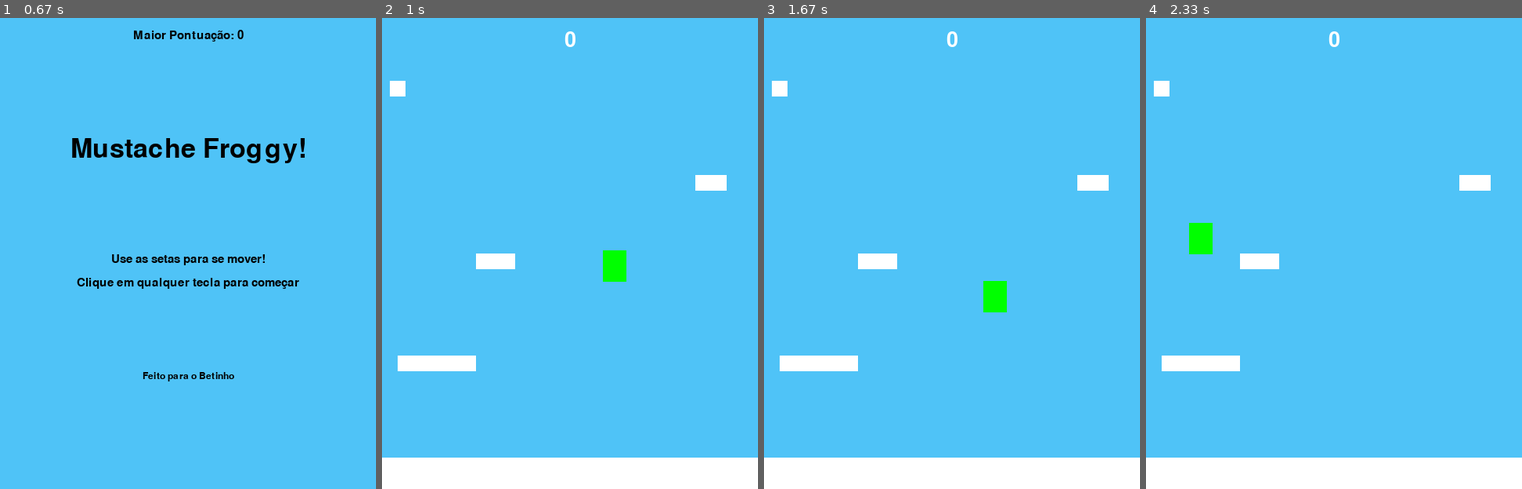
Above: before the commit, frames 1-4 (left to right).
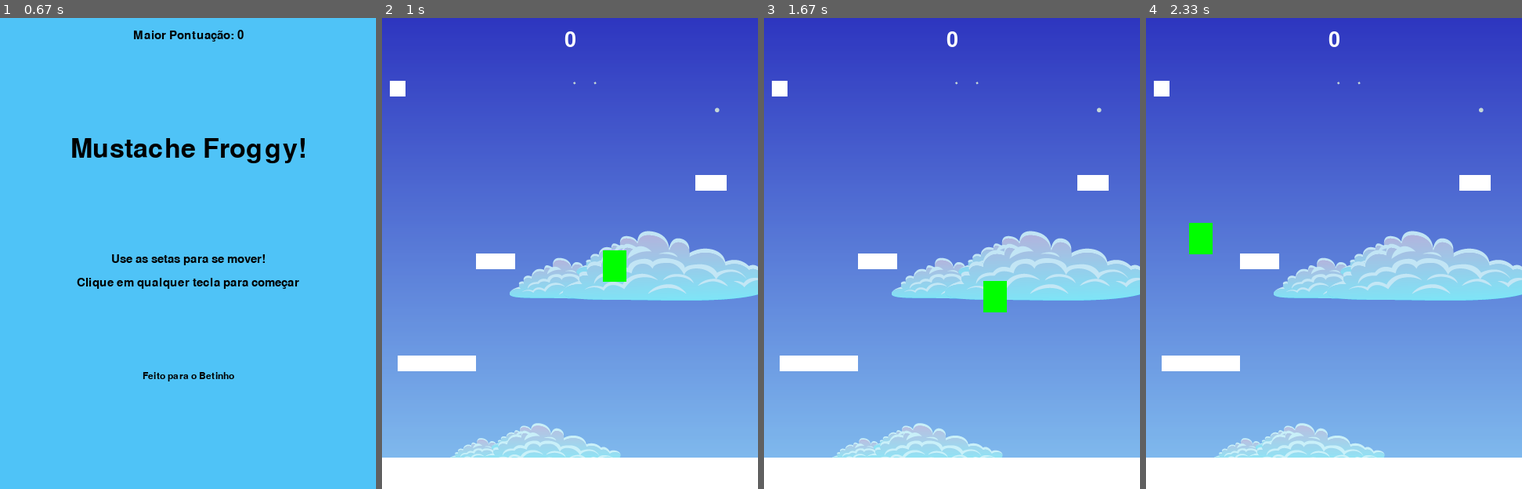
Above: after the commit, the same moments.

Repository: gabrielmmh/PyGame
Game: pygame game, started from main.py
Two runs of this game, one before a commit and one after it. Both use one fixed random seed, a clock stepped at 60 frames per second and the inputs below.
Inputs:
- Up to frame 1 (0.67 s): hold Right from 0.33 s (still down)
- Up to frame 2 (1 s): release Right at 0.8 s; hold Right from 0.83 s (still down)
- Up to frame 3 (1.67 s): release Right at 1.3 s; hold Left from 1.33 s (still down)
- Up to frame 4 (2.33 s): release Left at 1.87 s; hold Left 1.9-2.3 s

Frame 1 is identical in both runs. In frame 2, 91% of the frame differs, in the area x 0-100%, y 0-94%; in frame 3, 91%; in frame 4, 91%.

Commit message:
Inserindo imagens

Diff:
--- a/main.py
+++ b/main.py
@@ -3,6 +3,8 @@
 from settings import *
 from sprites import *
 from os import path
+
+img_dir = path.join(path.dirname(__file__), 'img')
 
 class Jogo:
     def __init__(self):
@@ -29,6 +31,8 @@
         plat = Platform(0,ALTURA - 40 , LARGURA , 40)
         plat2 = Platform(20,ALTURA - 300  , 100 , 40)
         # Coomeça um novo jogo
+        self.fundo = pg.image.load(path.join(img_dir, 'fundo.png')).convert()
+        self.fundo_ret = self.fundo.get_rect()
         self.score = 0
         self.all_sprites = pg.sprite.Group()
         self.plataformas = pg.sprite.Group()
@@ -102,6 +106,7 @@
     def draw(self):
         # Loop do jogo - desenho
         self.screen.fill(AZULCLARO)
+        self.screen.blit(self.fundo, self.fundo_ret)
         self.all_sprites.draw(self.screen)
         self.draw_text(str(self.score), 40, BRANCO, LARGURA/2, 15)
         # Depois de desenhar tudo, rodar o display
@@ -150,8 +155,8 @@
              for evento in pg.event.get():
                  # Click
                  if evento.type == pg.QUIT:
-                     esperando = False
-                     self.running = False
+                    esperando = False
+                    self.running = False
                  if evento.type == pg.KEYUP:
                     esperando = False
 
--- /dev/null
+++ b/maior_pont.txt
@@ -0,0 +1 @@
+690
--- a/settings.py
+++ b/settings.py
@@ -5,16 +5,18 @@
 FPS = 60
 FONT_NAME = 'Comic Sans'
 MAIOR_PONT = 'maior_pont.txt'
-
+FUNDO = 'fundo.png'
 
 # Propriedades do player
 DESACELERACAO = -0.12
 
-LISTA_PLATS=[(0,ALTURA - 40 , LARGURA , 40),
-(20,ALTURA - 170  , 100 , 20),
-(120,ALTURA - 300 , 50 , 20),
-(400,ALTURA - 400 , 40 , 20),
-(10,ALTURA - 520 , 20 , 20)]
+LISTA_PLATS = [
+    (0, ALTURA - 40, LARGURA, 40),
+    (20, ALTURA - 170, 100, 20),
+    (120, ALTURA - 300, 50, 20),
+    (400, ALTURA - 400, 40, 20),
+    (10, ALTURA - 520, 20, 20)
+]
 
 # Definindo cores
 BRANCO = (255, 255, 255)
@@ -23,5 +25,4 @@
 VERDE = (0, 255, 0)
 AZUL = (0, 0, 255)
 AMARELO = (255, 255, 0)
-
 AZULCLARO = (79,195,247)
Binary file added: img/Froggy.png
Binary file added: img/Moeda.png
Binary file added: img/fundo.png
Binary file added: img/nuvem.png
